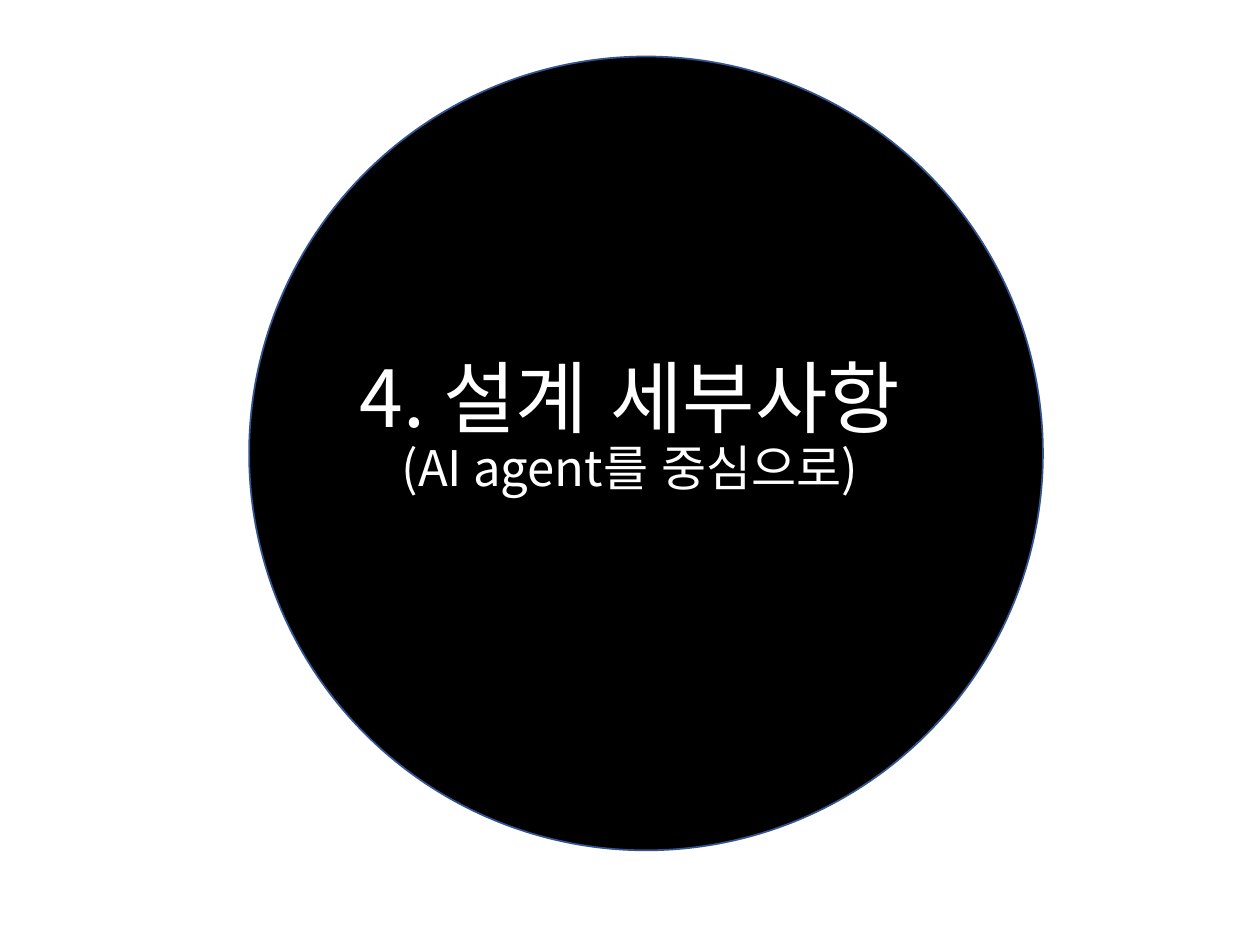
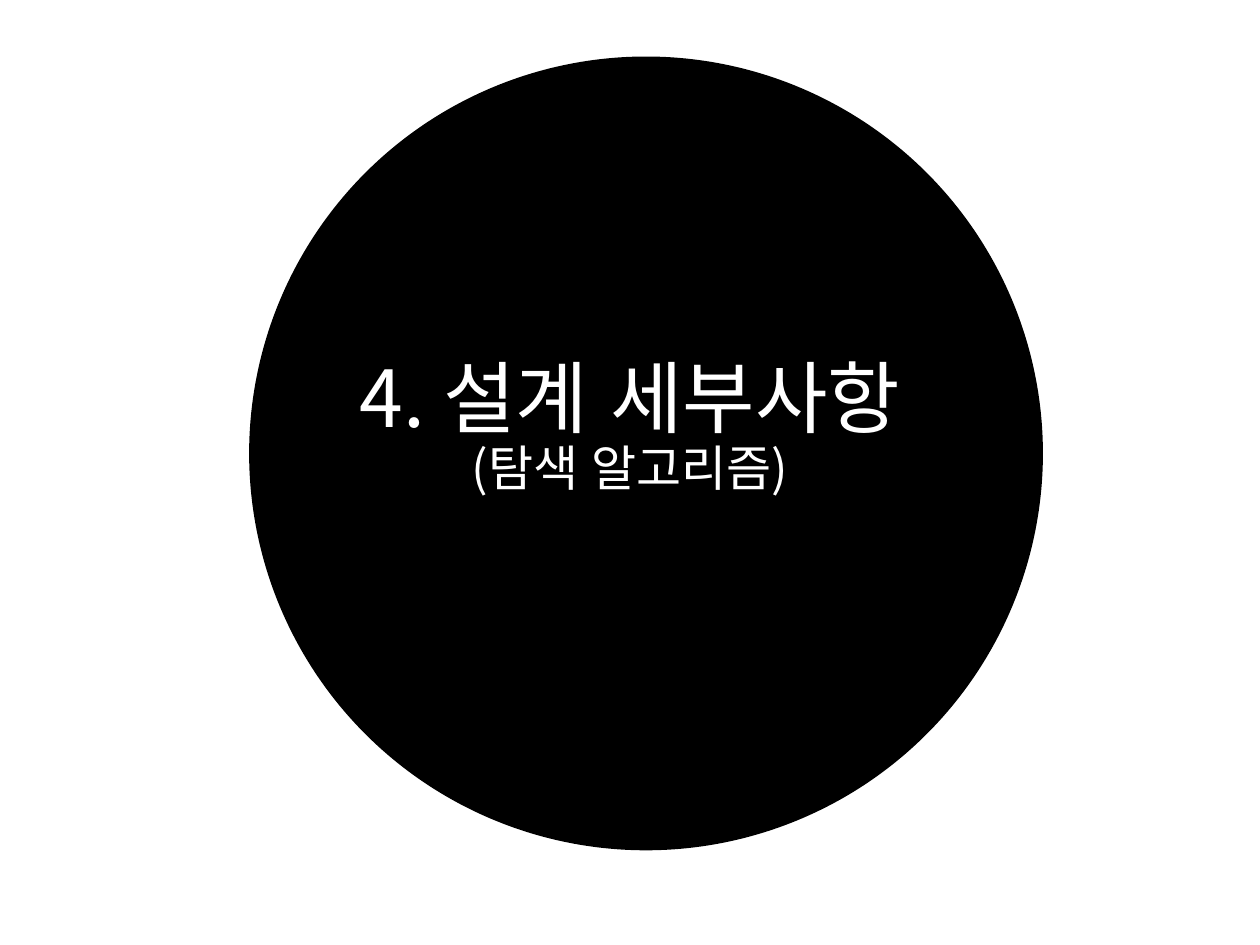
Before and after one commit to ChanJun-Park/AI_Gomoku, a slide deck: slide 8 of 최종보고서.pptx. Drawn at 1260x945 pixels with LibreOffice and Linux fonts; fonts in the diff are those of the drawing. Boxes give left, top, right and bottom in pixels: in the first picture for what was removed or moved away, otherwise in the second. Text is boxed around its words. In the diff, an @@ line names an element or a change of style, - is before the commit and + after.

```diff
--- a/최종보고서.pptx
+++ b/최종보고서.pptx
@@ ellipse at (x1=249, y1=57, x2=1043, y2=850): outline #325491 1 pt to none @@
@@ title at (x1=360, y1=361, x2=900, y2=496): text changed; size 28 to 45 pt @@
-4. 설계 세부사항
-(AI agent를 중심으로)
+4. 설계 세부사항
+(탐색 알고리즘)
```
Also in this commit, not shown: 5 other slides changed, 7 slides added, 2 slides removed, 9 other files.
